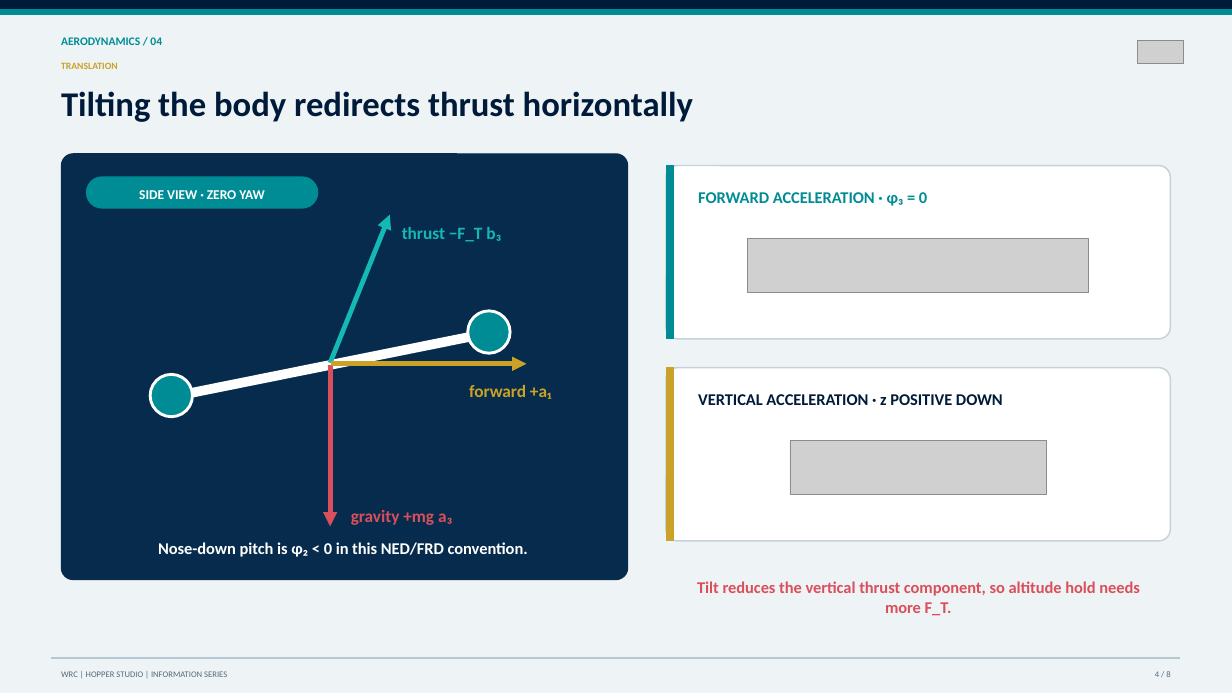
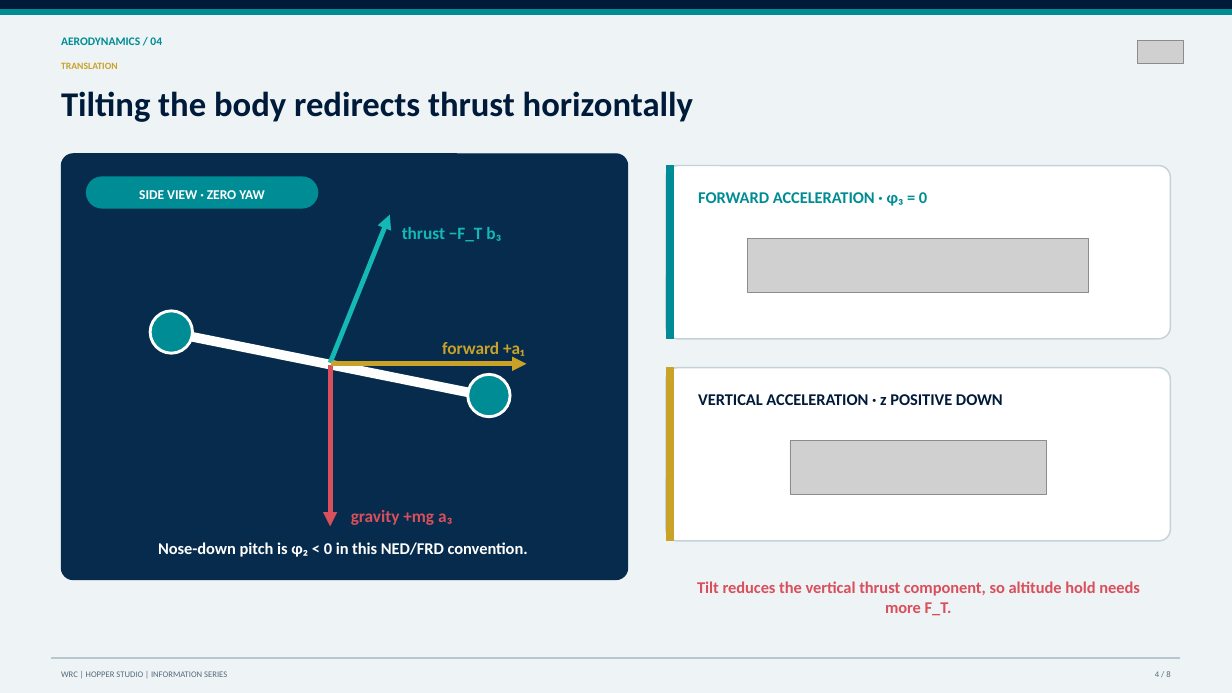
Before and after one commit to ender18g/hopper_drone, a slide deck: slide 4 of information-source-decks/02-quadrotor-aerodynamics.pptx. Drawn at 1232x693 pixels with LibreOffice and Linux fonts; fonts in the diff are those of the drawing; grey boxes stand for pictures. Boxes give left, top, right and bottom in pixels: in the first picture for what was removed or moved away, otherwise in the second. Text is boxed around its words. In the diff, an @@ line names an element or a change of style, - is before the commit and + after.

```diff
--- a/information-source-decks/02-quadrotor-aerodynamics.pptx
+++ b/information-source-decks/02-quadrotor-aerodynamics.pptx
@@ ellipse: place and size @@
-ellipse at box(150, 374, 192, 417)
+ellipse at box(150, 311, 192, 353)
@@ line moved from (174, 396) - (489, 333) to (174, 333) - (489, 396) @@
@@ text "forward +a₁": place and size @@
-text "forward +a₁" at box(469, 385, 551, 399)
+text "forward +a₁" at box(442, 342, 524, 359)
@@ ellipse: place and size @@
-ellipse at box(468, 311, 510, 353)
+ellipse at box(468, 374, 510, 417)
```
Also in this commit, not shown: 52 other files.
